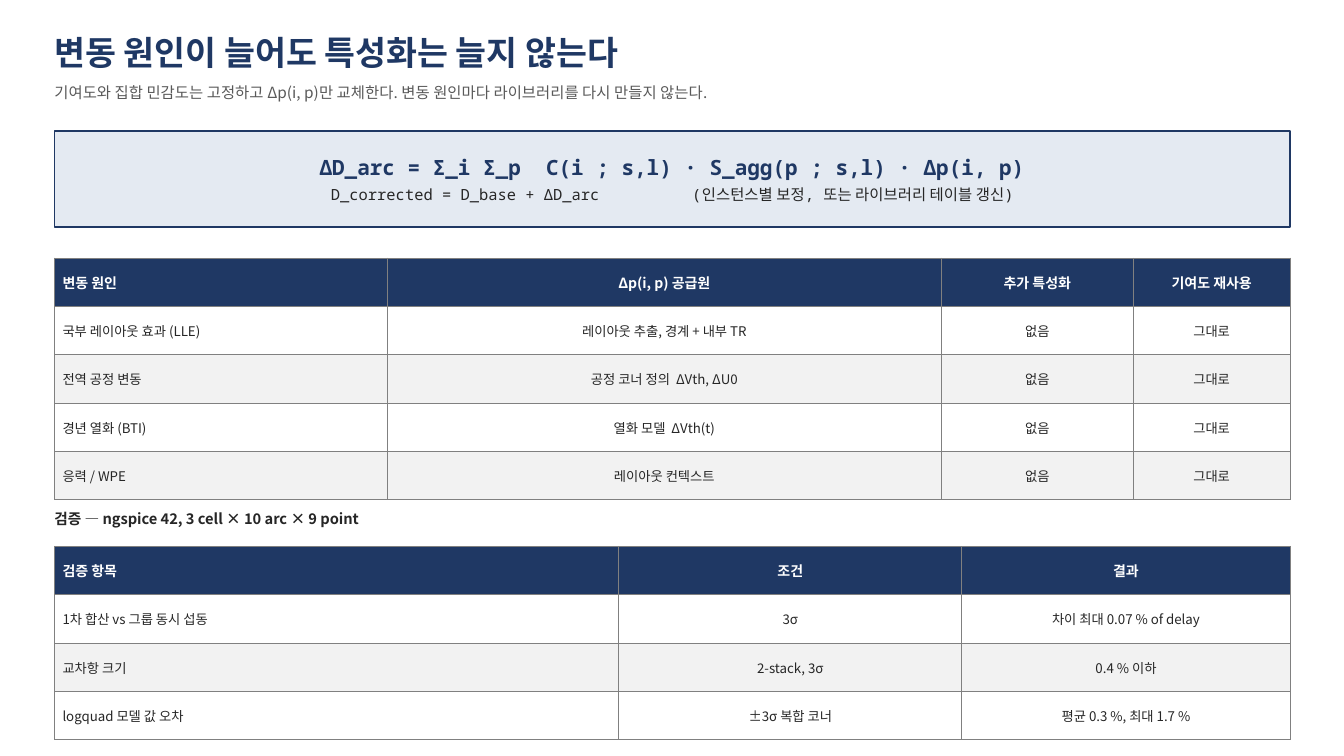
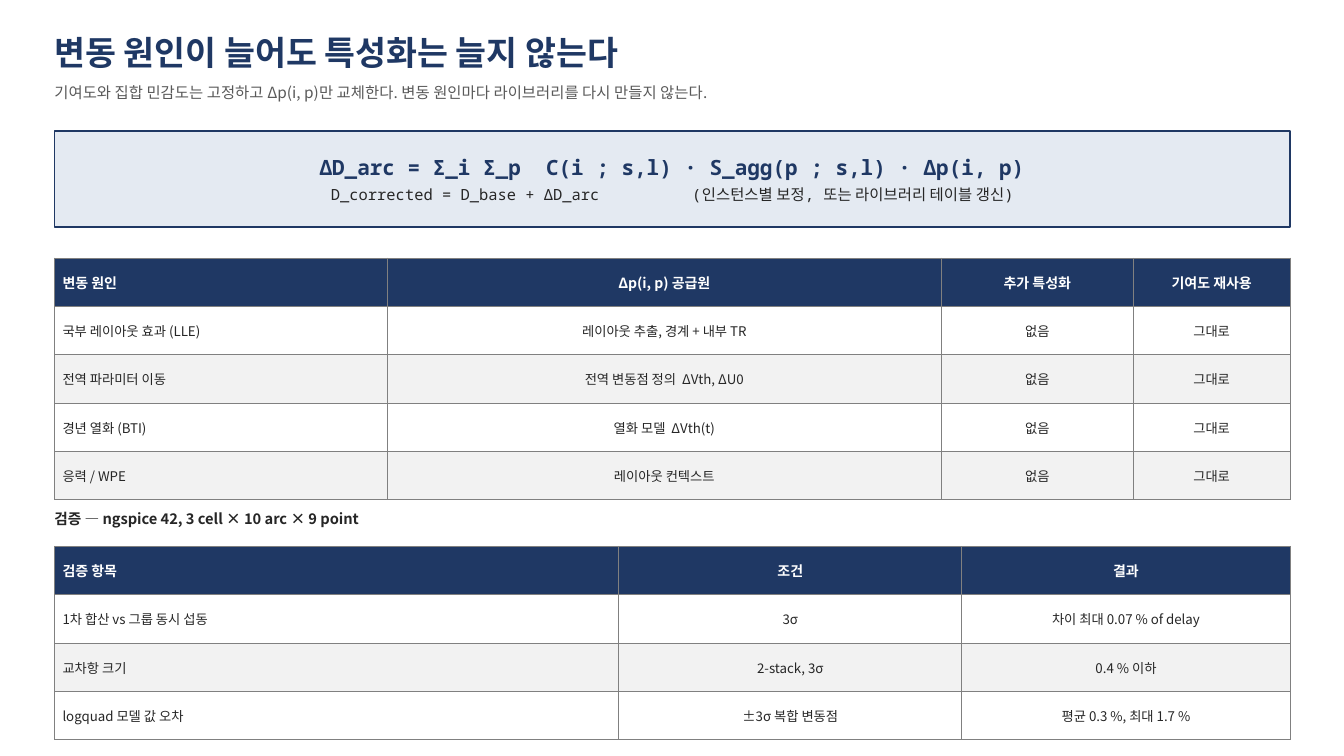
Before and after one commit to Yoobeom/Yoobeom, a slide deck: slide 5 of lvf_global_var/doc/slides/invention_4steps.pptx. Drawn at 1344x756 pixels with LibreOffice and Linux fonts; fonts in the diff are those of the drawing. Boxes give left, top, right and bottom in pixels: in the first picture for what was removed or moved away, otherwise in the second. Text is boxed around its words. In the diff, an @@ line names an element or a change of style, - is before the commit and + after.

```diff
--- a/lvf_global_var/doc/slides/invention_4steps.pptx
+++ b/lvf_global_var/doc/slides/invention_4steps.pptx
@@ table at box(54, 258, 1291, 500) @@
-row 3, column 1: 전역 공정 변동
+row 3, column 1: 전역 파라미터 이동
-row 3, column 2: 공정 코너 정의 ΔVth, ΔU0
+row 3, column 2: 전역 변동점 정의 ΔVth, ΔU0
@@ table at box(54, 546, 1291, 740) @@
-row 4, column 2: ±3σ 복합 코너
+row 4, column 2: ±3σ 복합 변동점
```
Also in this commit, not shown: 4 other slides changed, 1 other file.
